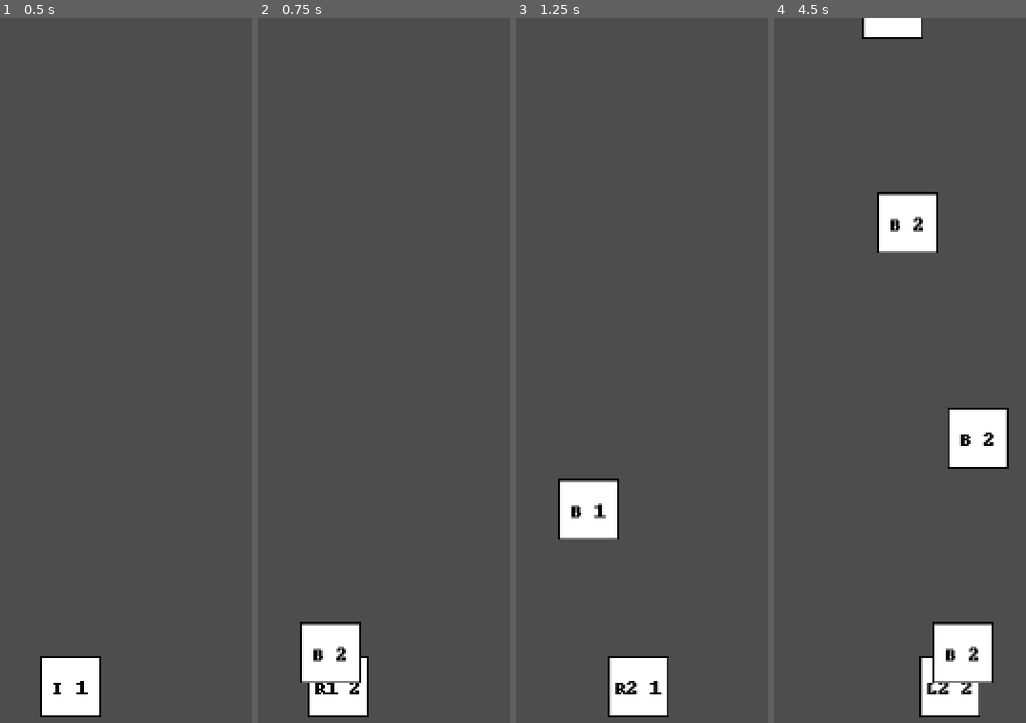
Above: before the commit, frames 1-4 (left to right).
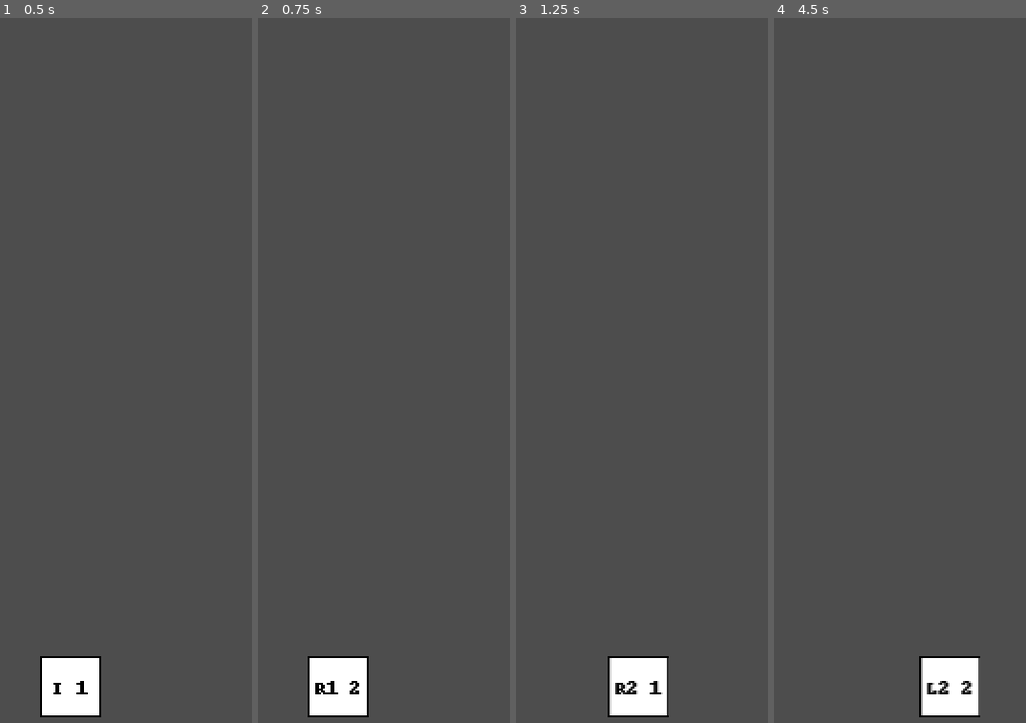
Above: after the commit, the same moments.

Repository: demestav/Open-Retro-Skies
Game: Godot game, scene res://Level.tscn
Same seed, same stepped clock (60 frames per second), same inputs: the game is played once before the commit and once after it.
Inputs:
- Up to frame 1 (0.5 s): no input
- Up to frame 2 (0.75 s): hold Right (ui_right) from 0.53 s (still down); tap Space (action A) at 0.6 s
- Up to frame 3 (1.25 s): keep holding Right (ui_right)
- Up to frame 4 (4.5 s): release Right (ui_right) at 1.28 s; hold Left (ui_left) 1.28-2.03 s; tap Space (action A) every 0.75 s from 1.35 to 4.35 s; hold Right (ui_right) 2.03-3.53 s; hold Left (ui_left) from 3.53 s (still down)

Frame 1 is identical in both runs. In frame 2, 1.5% of the frame differs, in the area x 16-41%, y 85-95%; in frame 3, 2.1%; in frame 4, 6.5%, in the area x 34-94%, y 0-95%.

Commit message:
Added draft enemy wave mechanism

Diff:
--- a/src/bullet/bullet.gd
+++ b/src/bullet/bullet.gd
@@ -1,13 +1,21 @@
 extends Area2D
 
-@onready var speed = 150
+var speed = 150
+var velocity = Vector2()
 
 func _ready():
 	$AnimatedSprite2D.play()
 
 func _process(delta):
-	position.y = position.y - speed*delta
+	position += velocity * delta
 
 func _on_body_entered(body):
-	print("HIT")
-	print(body)
+	pass
+
+func _on_area_entered(area):
+	if area.name == "enemy":
+		area.destroy()
+
+func init(pos, direction):
+	position = pos
+	velocity = direction * speed
--- a/src/bullet/bullet.tscn
+++ b/src/bullet/bullet.tscn
@@ -3,36 +3,37 @@
 [ext_resource type="Texture2D" uid="uid://djtg3vg7sfmoh" path="res://bullet/sprite/bullet.png" id="1_hwfg5"]
 [ext_resource type="Script" path="res://bullet/bullet.gd" id="1_wenqy"]
 
-[sub_resource type="AtlasTexture" id="AtlasTexture_otu2g"]
+[sub_resource type="AtlasTexture" id="AtlasTexture_72qpe"]
 atlas = ExtResource("1_hwfg5")
 region = Rect2(0, 0, 32, 32)
 
-[sub_resource type="AtlasTexture" id="AtlasTexture_12jsg"]
+[sub_resource type="AtlasTexture" id="AtlasTexture_kmdlw"]
 atlas = ExtResource("1_hwfg5")
 region = Rect2(32, 0, 32, 32)
 
-[sub_resource type="SpriteFrames" id="SpriteFrames_vb44p"]
+[sub_resource type="SpriteFrames" id="SpriteFrames_6dlid"]
 resource_local_to_scene = true
 animations = [{
-"frames": [SubResource("AtlasTexture_otu2g"), SubResource("AtlasTexture_12jsg")],
+"frames": [SubResource("AtlasTexture_72qpe"), SubResource("AtlasTexture_kmdlw")],
 "loop": true,
 "name": &"default",
 "speed": 5.0
 }]
 
-[sub_resource type="RectangleShape2D" id="RectangleShape2D_t4lcr"]
+[sub_resource type="RectangleShape2D" id="RectangleShape2D_kkgat"]
 size = Vector2(30, 30)
 
 [node name="bullet" type="Area2D"]
-collision_layer = 4
+collision_layer = 0
 collision_mask = 0
 script = ExtResource("1_wenqy")
 
 [node name="AnimatedSprite2D" type="AnimatedSprite2D" parent="."]
-frames = SubResource("SpriteFrames_vb44p")
+frames = SubResource("SpriteFrames_6dlid")
 frame = 1
 
 [node name="CollisionShape2D" type="CollisionShape2D" parent="."]
-shape = SubResource("RectangleShape2D_t4lcr")
+shape = SubResource("RectangleShape2D_kkgat")
 
+[connection signal="area_entered" from="." to="." method="_on_area_entered"]
 [connection signal="body_entered" from="." to="." method="_on_body_entered"]
--- /dev/null
+++ b/src/enemy/enemy.gd
@@ -0,0 +1,28 @@
+extends Area2D
+
+const BULLET = preload("res://bullet/bullet.tscn")
+@onready var radar = $RayCast2D
+var ammo = 1
+var cooldown = 1
+
+func _ready():
+	pass
+
+func _process(delta):
+	if cooldown < 1:
+		cooldown += delta
+	if radar.is_colliding():
+		if cooldown >= 1 and ammo > 0:
+			fire_bullet()
+
+func destroy():
+	queue_free()
+
+func fire_bullet():
+	cooldown = 0
+	ammo -= 1
+	var bul = BULLET.instantiate()
+	var dir = Vector2(1, 0).rotated(global_rotation)
+	bul.rotation = dir.angle()
+	bul.init(global_position, dir)
+	get_tree().get_root().get_node("Level").add_child(bul)
--- /dev/null
+++ b/src/enemy/enemy.tscn
@@ -0,0 +1,39 @@
+[gd_scene load_steps=7 format=3 uid="uid://bmxbeke3wtkxi"]
+
+[ext_resource type="Script" path="res://enemy/enemy.gd" id="1_ojhe1"]
+[ext_resource type="Texture2D" uid="uid://c6g6cm4s003vp" path="res://enemy/sprite/enemy.png" id="2_v28or"]
+
+[sub_resource type="AtlasTexture" id="AtlasTexture_nhch7"]
+atlas = ExtResource("2_v28or")
+region = Rect2(0, 0, 32, 32)
+
+[sub_resource type="AtlasTexture" id="AtlasTexture_qrs8q"]
+atlas = ExtResource("2_v28or")
+region = Rect2(32, 0, 32, 32)
+
+[sub_resource type="SpriteFrames" id="SpriteFrames_jitps"]
+animations = [{
+"frames": [SubResource("AtlasTexture_nhch7"), SubResource("AtlasTexture_qrs8q")],
+"loop": true,
+"name": &"default",
+"speed": 5.0
+}]
+
+[sub_resource type="RectangleShape2D" id="RectangleShape2D_byv73"]
+size = Vector2(30, 30)
+
+[node name="enemy" type="Area2D"]
+collision_layer = 2
+collision_mask = 0
+script = ExtResource("1_ojhe1")
+
+[node name="AnimatedSprite2D" type="AnimatedSprite2D" parent="."]
+frames = SubResource("SpriteFrames_jitps")
+playing = true
+
+[node name="CollisionShape2D" type="CollisionShape2D" parent="."]
+shape = SubResource("RectangleShape2D_byv73")
+
+[node name="RayCast2D" type="RayCast2D" parent="."]
+target_position = Vector2(400, 1)
+collide_with_areas = true
--- a/src/player/player.gd
+++ b/src/player/player.gd
@@ -12,7 +12,6 @@
 
 var state = State.IDLE
 var from_state = null
-
 
 # Called when the node enters the scene tree for the first time.
 func _ready():
@@ -94,9 +93,13 @@
 
 func fire_bullet():
 	var bul = BULLET.instantiate()
-	bul.position = position
-	get_parent().add_child(bul)
+	var dir = Vector2(1, 0).rotated(global_rotation)
+	bul.rotation = dir.angle()
+	bul.init(position, dir)
+	get_tree().get_root().add_child(bul)
+
 
 func process_events():
 	if Input.is_action_just_pressed("action A"):
-		fire_bullet()
+		#fire_bullet()
+		pass
--- /dev/null
+++ b/src/wave.gd
@@ -0,0 +1,36 @@
+extends Node2D
+
+var wave_count = 10
+var spawn_interval = 0.8 # seconds
+var spawn_timer = 0
+var spawned_enemies = 0
+const ENEMY_SCENE = preload("res://enemy/enemy.tscn")
+
+@onready var path = get_node("Path2D")
+var enemy_path_followers = []
+
+func _ready():
+	pass
+
+func _process(delta):
+	spawn_timer += delta
+	if spawn_timer > spawn_interval and spawned_enemies < wave_count:
+		spawn_timer = 0
+		spawn_new_enemy()
+		spawned_enemies += 1
+
+	for path_follower in enemy_path_followers:
+		path_follower.progress_ratio += 0.1 * delta
+
+
+func spawn_new_enemy():
+	"""
+	Add new path follower and attach it to the path. Then attach the
+	emeny on that path follower.
+	"""
+	var new_path_follower = PathFollow2D.new()
+	new_path_follower.loop = false
+	path.add_child(new_path_follower)
+	var enemy = ENEMY_SCENE.instantiate()
+	new_path_follower.add_child(enemy)
+	enemy_path_followers.append(new_path_follower)
Binary file added: src/enemy/sprite/enemy.png
Not shown, added: src/enemy/sprite/enemy.png.import
